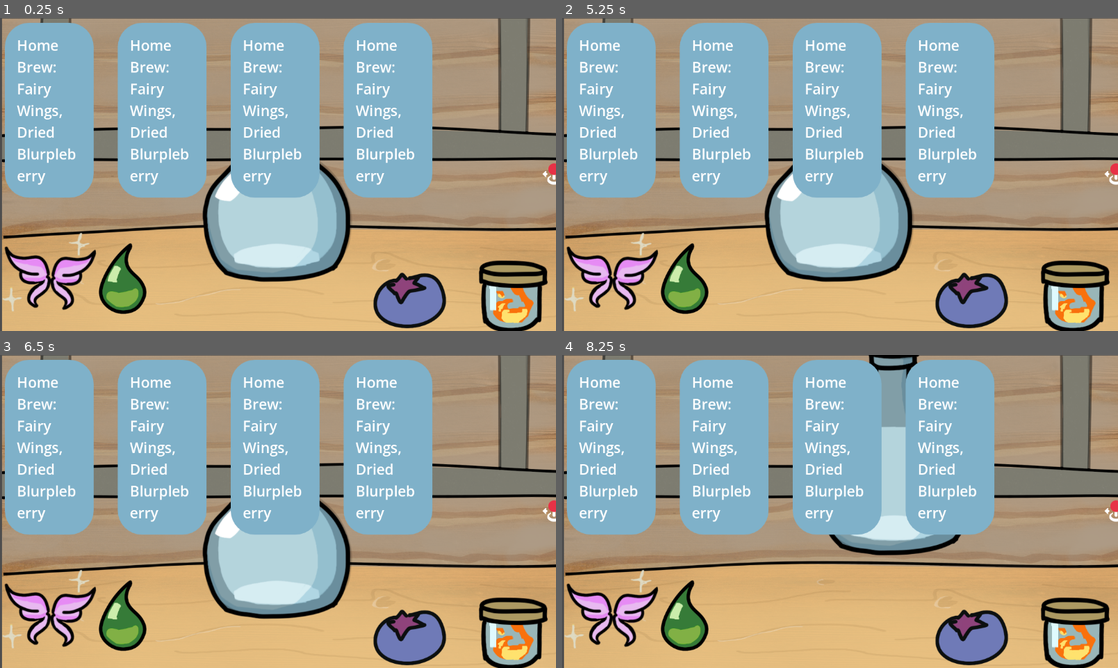
Above: before the commit, frames 1-4 (two rows, left to right).
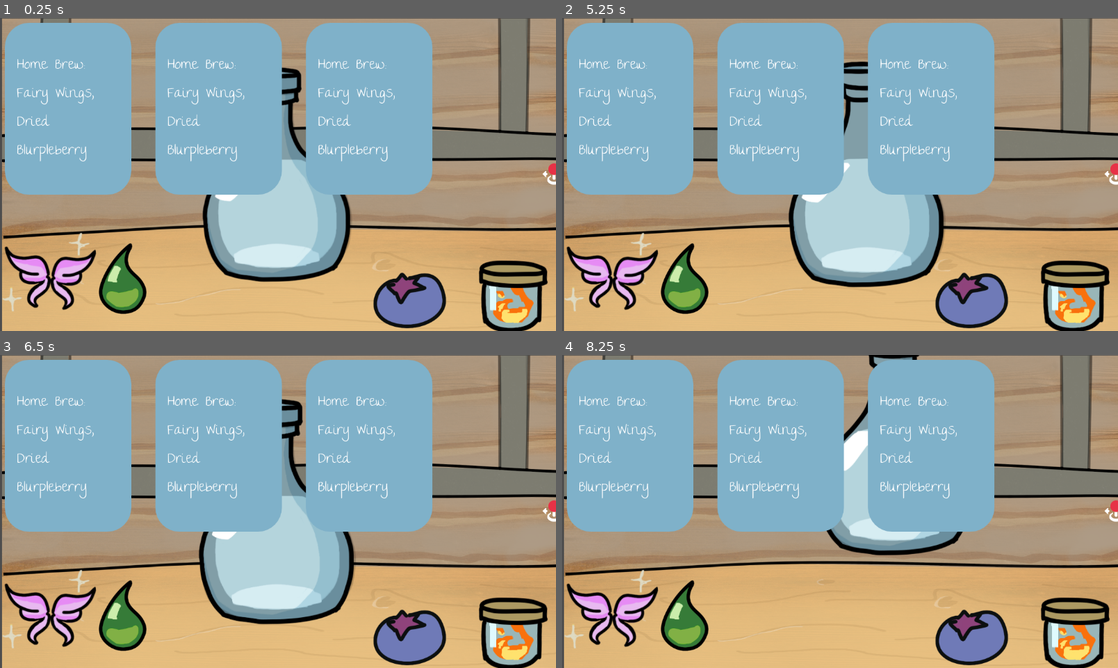
Above: after the commit, the same moments.

Repository: andreaTheCoder/MiniJam207Primal
Game: Godot game, scene res://scenes/shop.tscn
The game is run twice, just before and just after one commit, with the same random seed, the same clock (stepped at 60 frames per second) and the same inputs.
Inputs (mouse positions are in pixels of both pictures, inside the frame that each line leads up to):
- Up to frame 1 (0.25 s): no input
- Up to frame 2 (5.25 s): tap Enter (ui_accept) at 0.5, 0.77, 1.25, 1.52, 2, 2.75, 3.02, 3.5, 3.77, 4.25, 4.52 s; move the mouse to (840, 177) at 0.52 s; press the mouse at (840, 177) at 0.53 s; move the mouse to (1073, 296) at 1.27 s; release the mouse at (1073, 296) at 1.28 s; click (1073, 296) at 1.35 s; move the mouse to (973, 293) at 2.02 s; press the mouse at (973, 293) at 2.03 s; move the mouse to (684, 280) at 2.77 s; release the mouse at (684, 280) at 2.78 s; click (684, 280) at 2.85 s; move the mouse to (612, 274) at 3.52 s; press the mouse at (612, 274) at 3.53 s; move the mouse to (673, 127) at 4.27 s; release the mouse at (673, 127) at 4.28 s; click (673, 127) at 4.35 s; move the mouse to (867, 174) at 5.02 s; press the mouse at (867, 174) at 5.03 s
- Up to frame 3 (6.5 s): move the mouse to (194, 433) at 5.77 s; release the mouse at (194, 433) at 5.78 s; click (194, 433) at 5.85 s; tap Enter (ui_accept) at 6.02 s
- Up to frame 4 (8.25 s): move the mouse to (962, 495) at 6.52 s; press the mouse at (962, 495) at 6.53 s; tap Enter (ui_accept) at 6.77, 7.52 s; move the mouse to (728, 527) at 7.27 s; release the mouse at (728, 527) at 7.28 s; click (728, 527) at 7.35 s; move the mouse to (895, 442) at 8.02 s; press the mouse at (895, 442) at 8.03 s

The runs differ from the first frame. In frame 1, 17% of the frame differs, in the area x 0-78%, y 1-58%; in frame 2, 23%, in the area x 0-78%, y 1-87%; in frame 3, 19%; in frame 4, 17%.

Commit message:
slighter non super ugly ui

Diff:
--- a/other/default.tres
+++ b/other/default.tres
@@ -1,4 +1,6 @@
 [gd_resource type="Theme" format=3 uid="uid://dn4leoiqtpx61"]
+
+[ext_resource type="FontFile" uid="uid://c2bq7kdi3bdtf" path="res://other/TheGirlNextDoor-Regular.ttf" id="1_w2jdw"]
 
 [sub_resource type="StyleBoxFlat" id="StyleBoxFlat_iixvo"]
 bg_color = Color(0.4977774, 0.6930199, 0.78713024, 1)
@@ -8,6 +10,7 @@
 corner_radius_bottom_left = 50
 
 [resource]
+default_font = ExtResource("1_w2jdw")
 default_font_size = 30
 PanelContainer/styles/panel = SubResource("StyleBoxFlat_iixvo")
 RichTextLabel/font_sizes/bold_font_size = 16
--- a/scenes/ingredient.tscn
+++ b/scenes/ingredient.tscn
@@ -3,7 +3,7 @@
 [ext_resource type="Script" uid="uid://d4kvl12ifk4la" path="res://scripts/ingredient.gd" id="1_rcex7"]
 
 [sub_resource type="RectangleShape2D" id="RectangleShape2D_rcex7"]
-size = Vector2(65, 54)
+size = Vector2(168, 136)
 
 [node name="Ingredient" type="Sprite2D" unique_id=1083882300]
 script = ExtResource("1_rcex7")
--- a/scenes/ui.tscn
+++ b/scenes/ui.tscn
@@ -33,9 +33,6 @@
 layout_mode = 2
 theme_override_constants/separation = 50
 
-[node name="TicketOrder4" parent="MarginContainer/HorizontalTicketContainer" unique_id=480745357 instance=ExtResource("1_nt7q6")]
-layout_mode = 2
-
 [node name="TicketOrder3" parent="MarginContainer/HorizontalTicketContainer" unique_id=837133496 instance=ExtResource("1_nt7q6")]
 layout_mode = 2
 
Binary file added: other/TheGirlNextDoor-Regular.ttf
Not shown, added: other/TheGirlNextDoor-Regular.ttf.import
